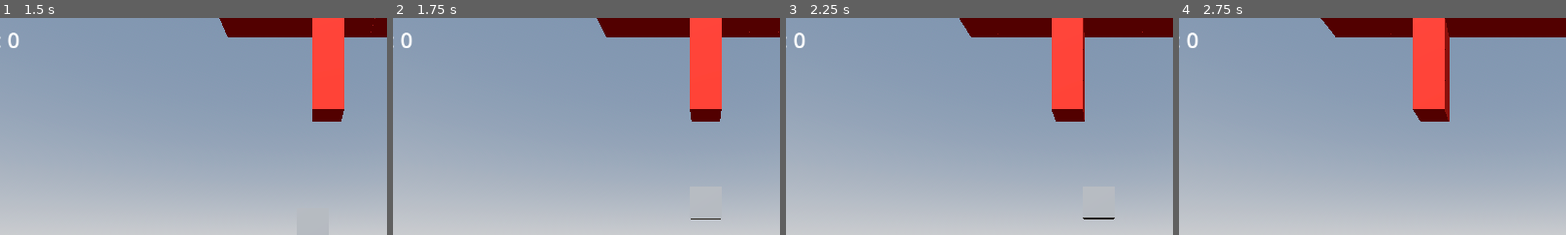
Above: before the commit, frames 1-4 (left to right).
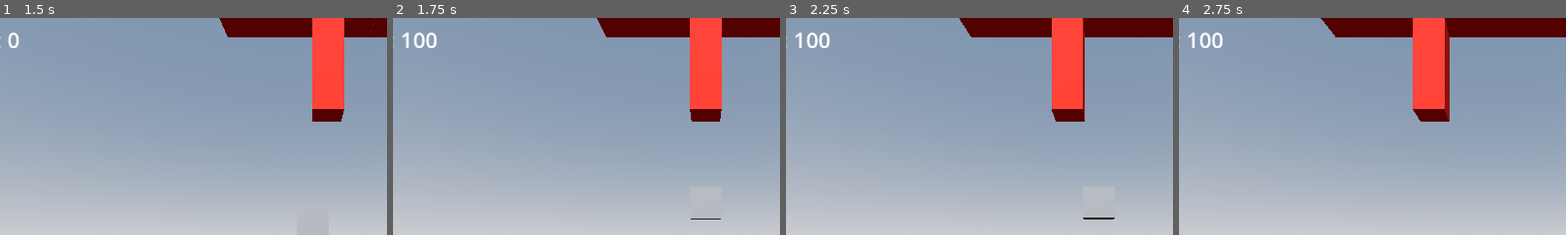
Above: after the commit, the same moments.

Repository: Trouperton/Floppy-Disk-Godot
Game: Godot game, scene res://scenes/Test_Level.tscn
The game is run twice, just before and just after one commit, with the same random seed, the same clock (stepped at 60 frames per second) and the same inputs. The project has no main scene, so this scene is started directly.
Inputs:
- Up to frame 1 (1.5 s): tap Enter (ui_accept) at 0.5, 0.77 s
- Up to frame 2 (1.75 s): tap Enter (ui_accept) at 1.52 s
- Up to frame 3 (2.25 s): no input
- Up to frame 4 (2.75 s): no input
The pictures show only the part of the screen within x 10-60%, y 0-50%; the shares and areas given below are measured in that part.

Frame 1 is identical in both runs. In frame 2, 0.4% of the frame differs, in the area x 2-12%, y 6-14%; in frame 3, 0.4%; in frame 4, 0.4%.

Commit message:
Add LevelManager and integrate score threshold
Introduce LevelManager.gd to track and display score (exports score and score_label, increase_score method, debug prints). Wire ScoreThreshold to LevelManager by adding a triggered_threshold signal, emitting 100 points on player entry, and connecting it to level_manager._on_triggered_threshold in _ready(). Update Test_Level.tscn to attach the LevelManager script and set the score_label node path. Also add a debug print in TerrainSegmentManager.find_segments().

Diff:
--- /dev/null
+++ b/code/scripts/LevelManager.gd
@@ -0,0 +1,25 @@
+extends Node3D
+
+@export var score: int = 0
+@export var score_label: Label
+
+const DEBUG_IDENTIFIER = "[LevelManager.gd]"
+
+# Called when the node enters the scene tree for the first time.
+func _ready() -> void:
+	pass # Replace with function body.
+
+
+# Called every frame. 'delta' is the elapsed time since the previous frame.
+func _process(delta: float) -> void:
+	pass
+
+
+func _on_triggered_threshold(points: int):
+	increase_score(points)
+
+
+func increase_score(points: int):
+	score += points
+	print(DEBUG_IDENTIFIER,"[increase_score()] added ",points, " points, new score is " , score)
+	score_label.text = "Score: " + str(score)
--- a/code/scripts/ScoreThreshold.gd
+++ b/code/scripts/ScoreThreshold.gd
@@ -1,19 +1,18 @@
 extends Area3D
 
+signal triggered_threshold(points: int)
+@onready var level_manager = $"../../.."
 
 # Called when the node enters the scene tree for the first time.
 func _ready() -> void:
+	self.triggered_threshold.connect(level_manager._on_triggered_threshold)
+	#connect("triggered_threshold", level_manager, "_on_triggered_threshold")
 	pass # Replace with function body.
-
-
-# Called every frame. 'delta' is the elapsed time since the previous frame.
-func _process(delta: float) -> void:
-	pass
 
 
 func _on_body_entered(body: Node3D) -> void:
 	for group in body.get_groups():
 		if group == "player":
-			print("score +1")
+			triggered_threshold.emit(100)
 
 			self.queue_free()
--- a/code/scripts/TerrainSegmentManager.gd
+++ b/code/scripts/TerrainSegmentManager.gd
@@ -18,4 +18,4 @@
 
 func find_segments():
 	terrain_segments = get_children()
-	print(terrain_segments)
+	print(DEBUG_IDENTIFIER, "[find_segments()] found ", terrain_segments)
--- a/scenes/Test_Level.tscn
+++ b/scenes/Test_Level.tscn
@@ -1,5 +1,6 @@
 [gd_scene format=3 uid="uid://dltqfqq4a1akj"]
 
+[ext_resource type="Script" uid="uid://c8fbihv1boefu" path="res://Code/Scripts/LevelManager.gd" id="1_5slh6"]
 [ext_resource type="Script" uid="uid://bb0c4wvxjg78l" path="res://code/scripts/TerrainSegmentManager.gd" id="1_wkt5j"]
 [ext_resource type="PackedScene" uid="uid://b12h8njnd3dna" path="res://scenes/terrain_segments/TerrainSegment.tscn" id="2_wkt5j"]
 [ext_resource type="PackedScene" uid="uid://1wbg62mj1x38" path="res://scenes/terrain_segments/TerrainSegment_High.tscn" id="3_5slh6"]
@@ -23,7 +24,9 @@
 
 [sub_resource type="SphereShape3D" id="SphereShape3D_2v7ry"]
 
-[node name="Node3D" type="Node3D" unique_id=1983202797]
+[node name="World" type="Node3D" unique_id=1983202797 node_paths=PackedStringArray("score_label")]
+script = ExtResource("1_5slh6")
+score_label = NodePath("HUD/ScoreLabel")
 
 [node name="DirectionalLight3D" type="DirectionalLight3D" parent="." unique_id=1276924402]
 transform = Transform3D(0.5446391, 0.72631, -0.41933522, 0, 0.49999997, 0.86602545, 0.8386705, -0.47167134, 0.27231953, 0, 0, 0)
Not shown, added: code/scripts/LevelManager.gd.uid
